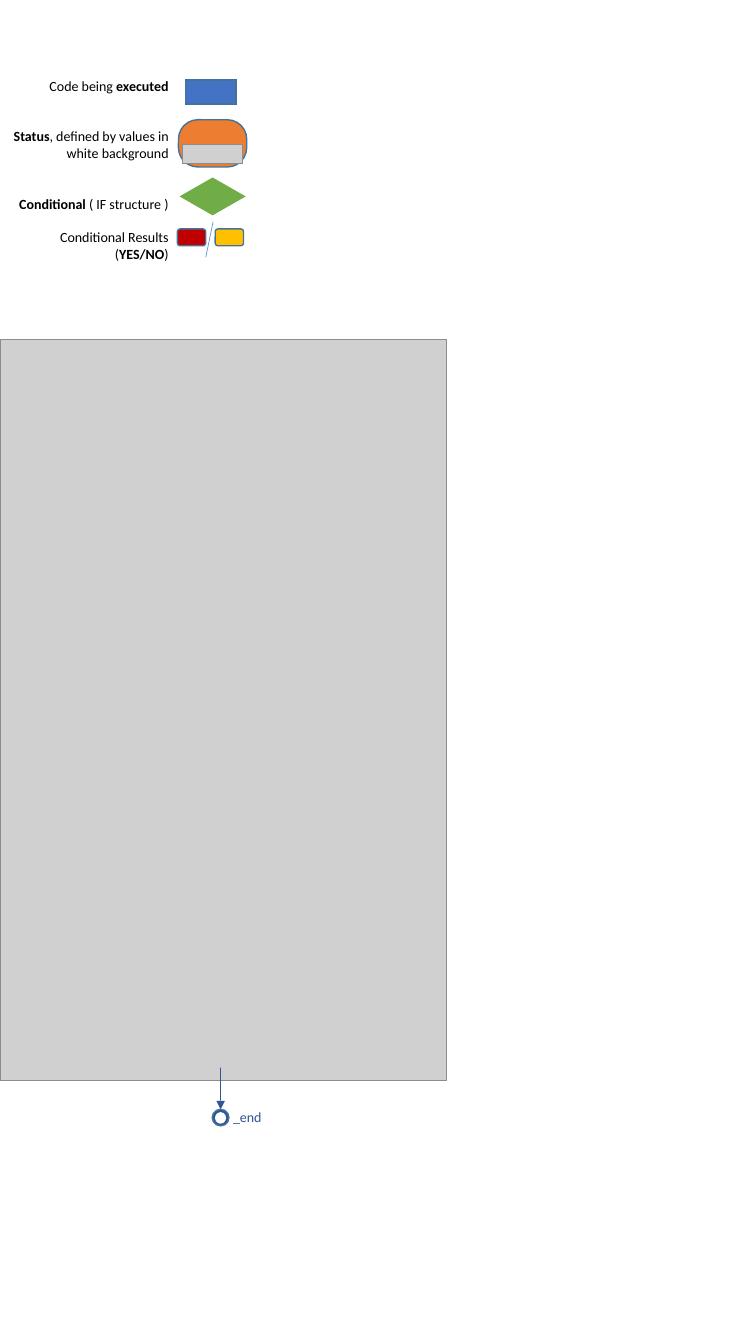
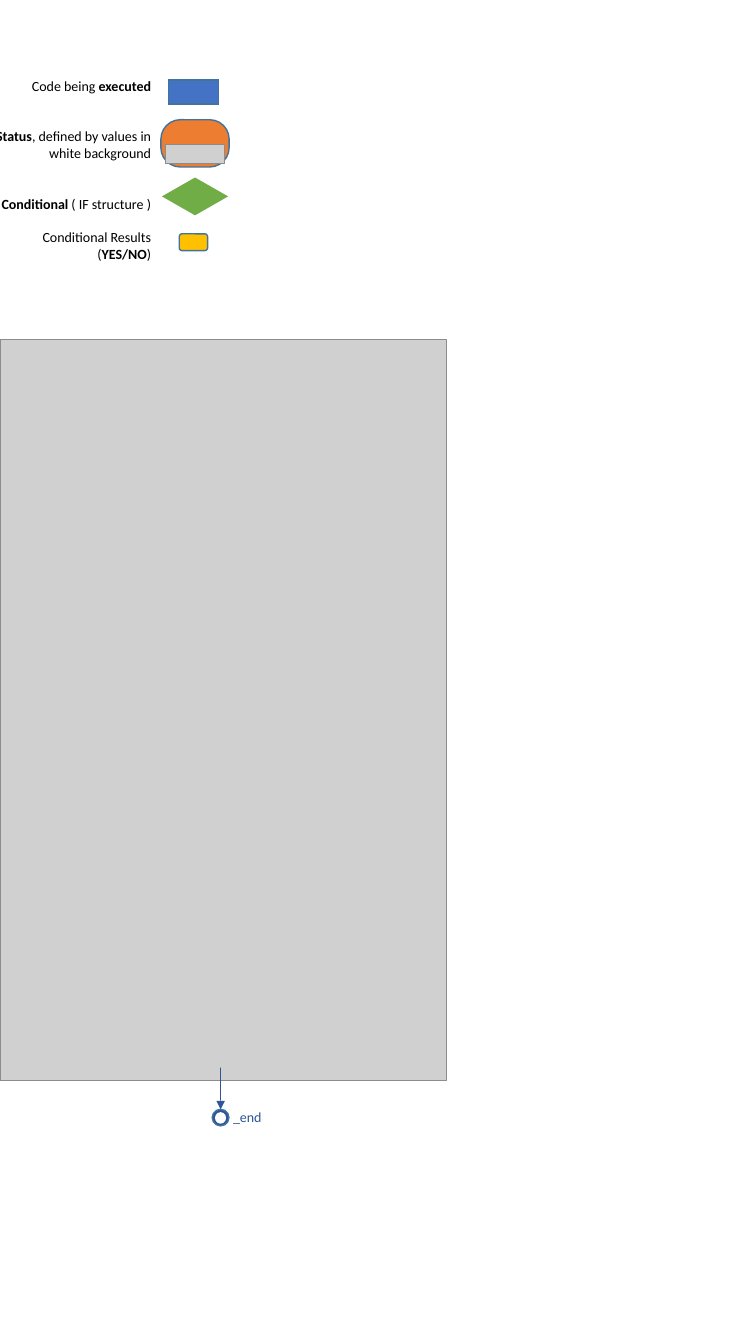
Before and after one commit to AlbertoIbarrondoLuis/PSUControl, a slide deck: slide 21 of PSUControl/1. Report - TFG/Images/Images TFG v10.pptx. Drawn at 756x1344 pixels with LibreOffice and Linux fonts; fonts in the diff are those of the drawing; grey boxes stand for pictures. Boxes give left, top, right and bottom in pixels: in the first picture for what was removed or moved away, otherwise in the second. Text is boxed around its words. In the diff, an @@ line names an element or a change of style, - is before the commit and + after.

```diff
--- a/PSUControl/1. Report - TFG/Images/Images TFG v10.pptx
+++ b/PSUControl/1. Report - TFG/Images/Images TFG v10.pptx
@@ 1 picture, 1 text, 1 diamond, 1 rounded rectangle, 1 rectangle: place and size @@
-1 picture, 1 text, 1 diamond, 1 rounded rectangle, 1 rectangle at box(14, 80, 247, 261)
+1 picture, 1 text, 1 diamond, 1 rounded rectangle, 1 rectangle at box(0, 80, 230, 261)
@@ rounded rectangle removed at box(177, 229, 206, 246) @@
@@ rounded rectangle: place and size @@
-rounded rectangle at box(216, 229, 244, 246)
+rounded rectangle at box(179, 234, 208, 251)
@@ line removed from (206, 257) to (213, 222) @@
```
Also in this commit, not shown: 3 other slides changed, 21 other files.
